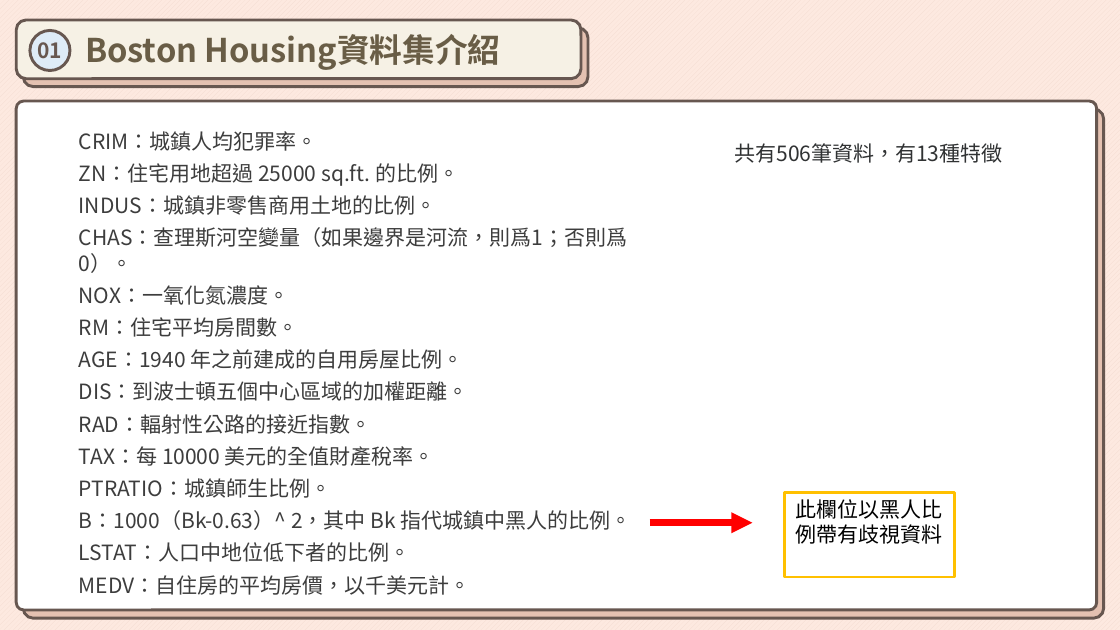
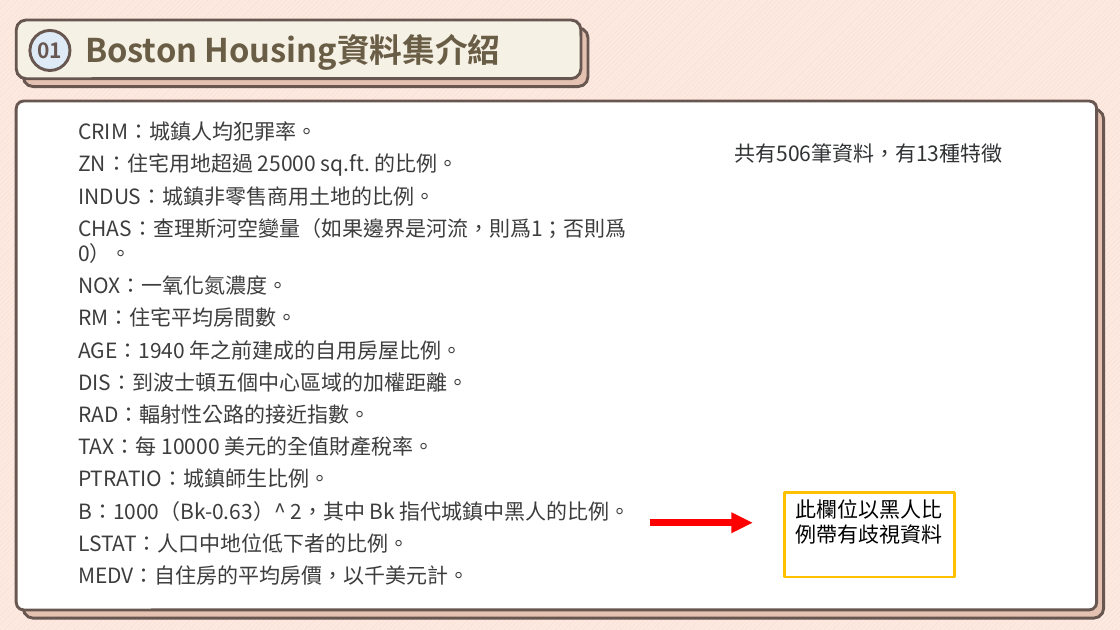
Before and after one commit to tady0725/boston_predict, a slide deck: slide 2 of 機器學習期中考_林均苔_108B32355.pptx. Drawn at 1120x630 pixels with LibreOffice and Linux fonts; fonts in the diff are those of the drawing. Boxes give left, top, right and bottom in pixels: in the first picture for what was removed or moved away, otherwise in the second. Text is boxed around its words. In the diff, an @@ line names an element or a change of style, - is before the commit and + after.

```diff
--- a/機器學習期中考_林均苔_108B32355.pptx
+++ b/機器學習期中考_林均苔_108B32355.pptx
@@ text "CRIM：城鎮人均犯罪率。": place and size @@
-text "CRIM：城鎮人均犯罪率。" at box(79, 131, 631, 595)
+text "CRIM：城鎮人均犯罪率。" at box(78, 121, 631, 585)
```
